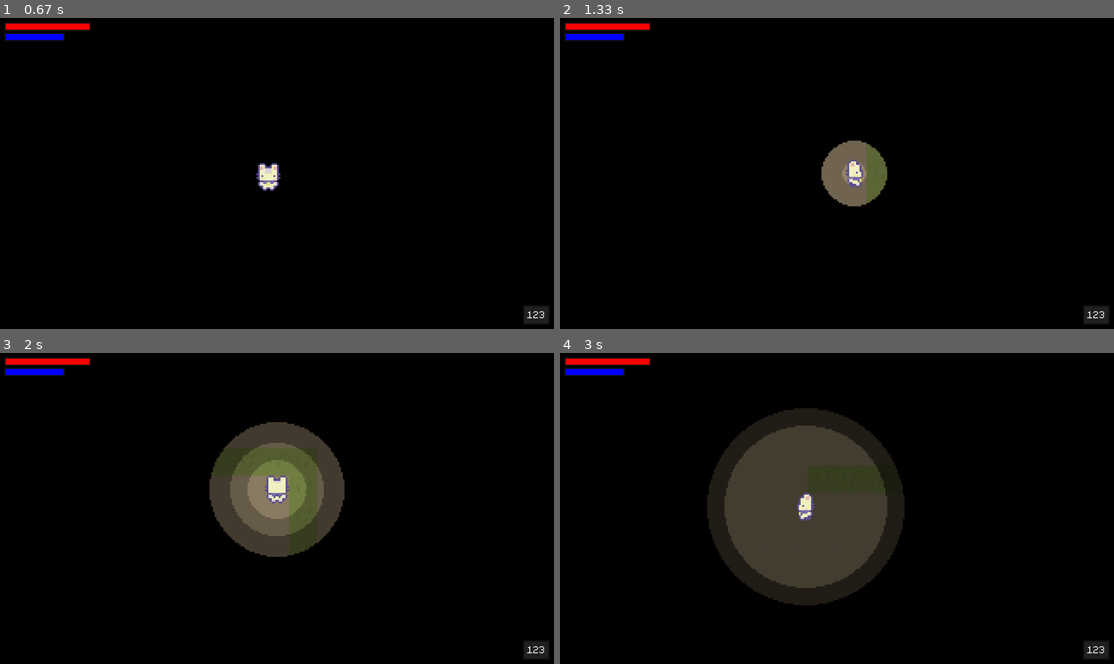
Above: before the commit, frames 1-4 (two rows, left to right).
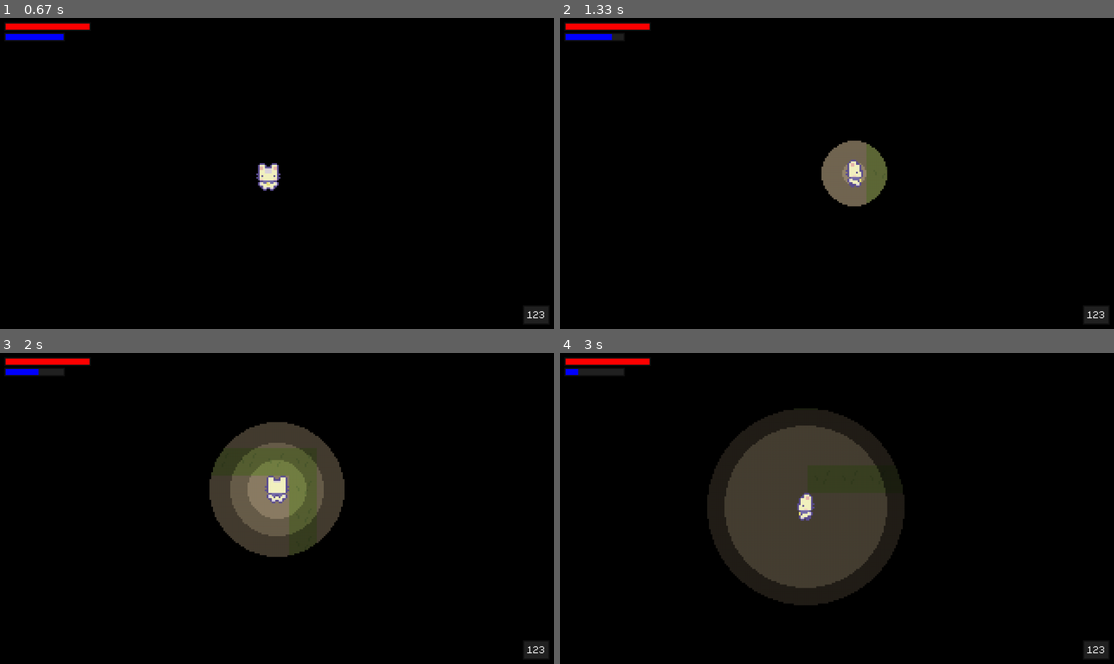
Above: after the commit, the same moments.

Repository: SushiOnToast/pygame-community-spring-jam-2025
Game: pygame game, started from code/main.py
The game is run twice, just before and just after one commit, with the same random seed, the same clock (stepped at 60 frames per second) and the same inputs.
Inputs (mouse positions are in pixels of both pictures, inside the frame that each line leads up to):
- Up to frame 1 (0.67 s): click (277, 142) at 0.38 s
- Up to frame 2 (1.33 s): hold Space 0.67-1.13 s; hold D 0.67-1.13 s; move the mouse to (814, 185) at 0.7 s; hold D from 1.17 s (still down); tap Space at 1.23 s
- Up to frame 3 (2 s): tap Space at 1.53, 1.73 s; release D at 1.63 s; hold W 1.67-1.97 s
- Up to frame 4 (3 s): hold D 2-2.47 s; tap Space at 2.07, 2.37, 2.57, 2.87 s; hold A from 2.5 s (still down)

Frame 1 is identical in both runs. In frame 2, less than 0.1% of the frame differs, in the area x 9-12%, y 5-8%; in frame 3, less than 0.1%; in frame 4, 0.2%, in the area x 3-12%, y 5-8%.

Commit message:
intergarte

Diff:
--- a/code/player.py
+++ b/code/player.py
@@ -12,7 +12,7 @@
 
     # graphics and animation
     self.spritesheet = pygame.image.load(
-        "../graphics/player/character_spritesheet.png").convert_alpha()
+        "graphics/player/character_spritesheet.png").convert_alpha()
     self.animations = import_character_sprites(
         self.spritesheet, self.spritesheet.get_width()/4, self.spritesheet.get_height()/4)
     self.status = "down_idle"
@@ -41,6 +41,15 @@
     self.exp = 123
     self.speed = self.stats['speed']
 
+    #intergrate with echoloation
+    self.energy_recharge_rate = 0.5
+    self.energy_drain_rate = 0.02
+    self.max_energy = self.stats['energy']
+
+    # tracking time
+    self.last_update_time = pygame.time.get_ticks()
+
+
 
 
   def input(self):
@@ -64,9 +73,11 @@
     else:
       self.direction.x = 0
 
-    if keys[pygame.K_SPACE] and not self.is_doing_echolocation:
+    if keys[pygame.K_SPACE] and not self.is_doing_echolocation and self.energy > 10:
       self.is_doing_echolocation = True
       self.echolocation_time = pygame.time.get_ticks()
+      self.last_update_time = self.echolocation_time
+      self.echolocation_duration = self.energy * 50  # optional, dynamic duration
 
   def move(self, speed):
       if self.direction.magnitude() != 0:
@@ -97,9 +108,28 @@
 
   def cooldowns(self):
     current_time = pygame.time.get_ticks()
+    delta_time = current_time - self.last_update_time
 
-    if (current_time - self.echolocation_time) >= self.echolocation_duration:
-      self.is_doing_echolocation = False
+    if self.is_doing_echolocation:
+        # Drain energy while using echolocation
+        self.energy -= self.energy_drain_rate * delta_time
+        self.energy = max(0, self.energy)
+
+        if self.energy <= 0:
+            self.is_doing_echolocation = False
+        elif (current_time - self.echolocation_time) >= self.echolocation_duration:
+            self.is_doing_echolocation = False
+
+    else:
+        # Regenerate energy when NOT using echolocation
+        if self.energy < self.max_energy:
+            self.energy += self.energy_recharge_rate * delta_time
+            self.energy = min(self.energy, self.max_energy)
+
+    self.last_update_time = current_time
+
+    # if (current_time - self.echolocation_time) >= self.echolocation_duration:
+    #   self.is_doing_echolocation = False
 
   def get_status(self):
     if self.direction.x == 0 and self.direction.y == 0:
